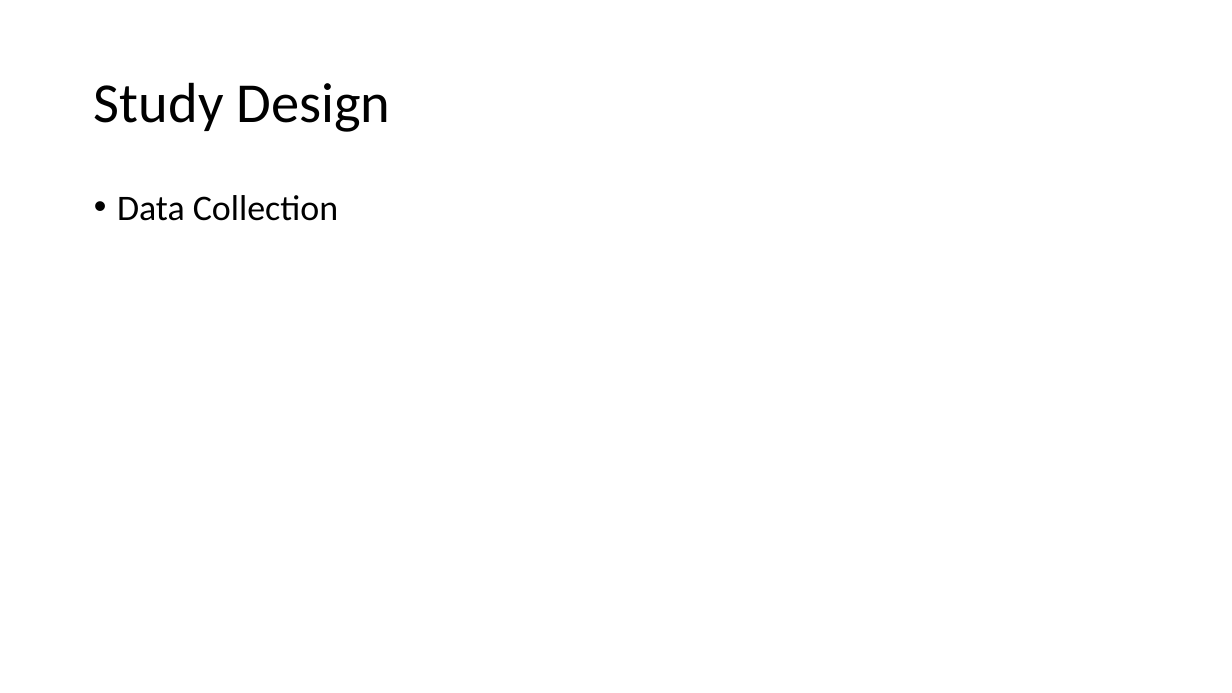
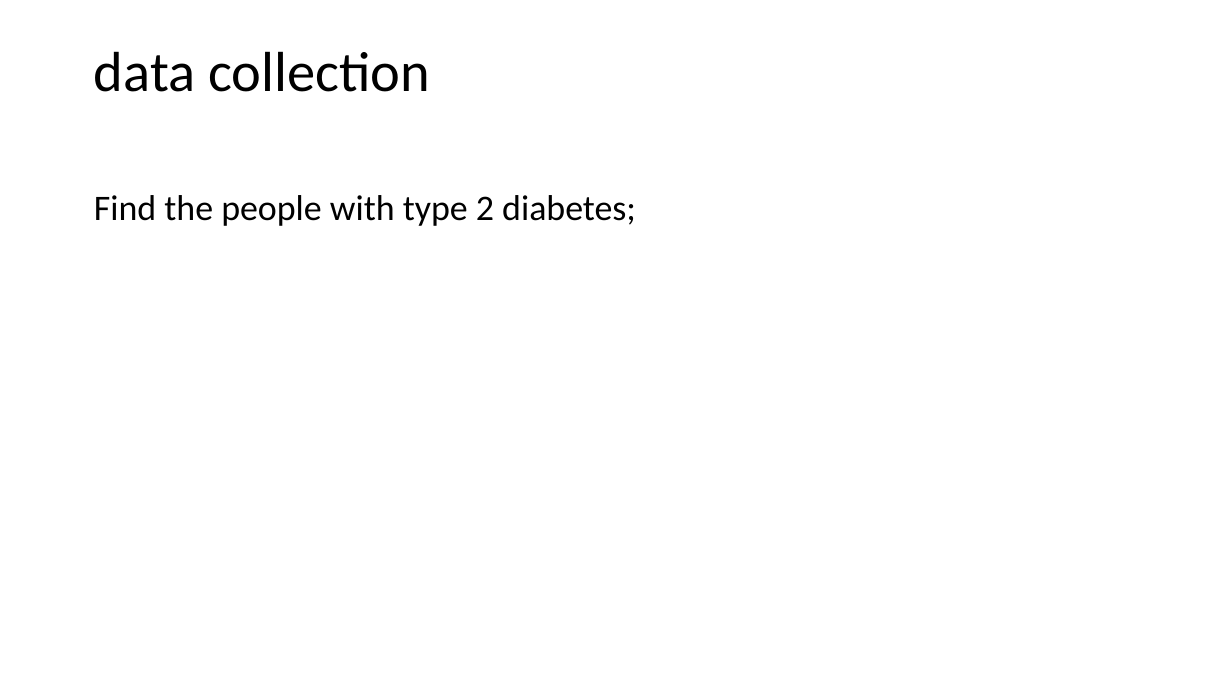
Before and after one commit to fta2112/Epi-Presentation, a slide deck: slide 16 of EpiGroup.pptx (slide 14 before the commit). Drawn at 1232x693 pixels with LibreOffice and Linux fonts; fonts in the diff are those of the drawing. Boxes give left, top, right and bottom in pixels: in the first picture for what was removed or moved away, otherwise in the second. Text is boxed around its words. In the diff, an @@ line names an element or a change of style, - is before the commit and + after.

```diff
--- a/EpiGroup.pptx
+++ b/EpiGroup.pptx
@@ title "data collection" at [94,51,430,92]: vertical alignment top to middle @@
@@ title at [94,51,430,92]: text changed; size 28 to 44 pt @@
-• Data Collection
+data collection
@@ title removed at [94,82,390,132] @@
-Study Design
@@ text added at [94,195,636,226], 28 pt, text #000000 @@
+Find the people with type 2 diabetes;
```
Also in this commit, not shown: 4 other slides changed, 7 slides added, 4 slides removed.
